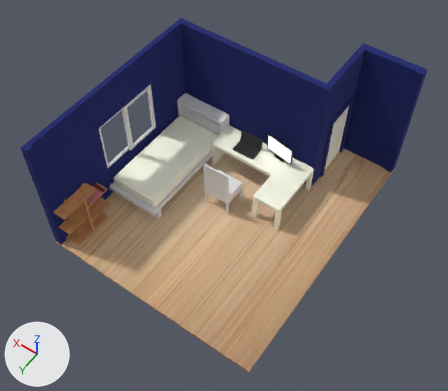
One commit to the glTF model kamar.glb: the scene before it, then after it.
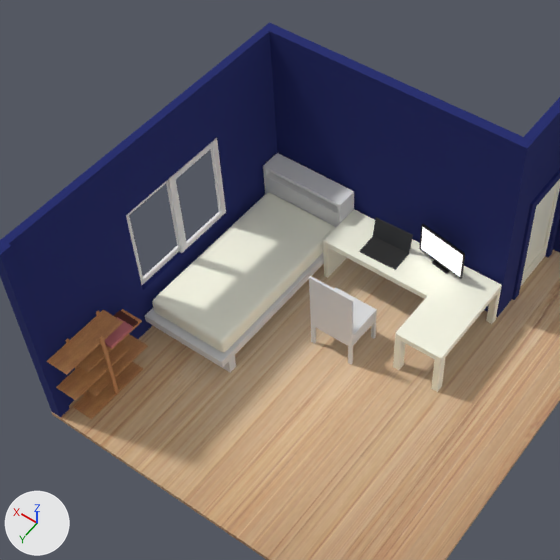
Old and new are each drawn whole from a 50 mm camera at (-44.5, 54.6, 87.1) aimed at (-8.7, 4.5, 8.3) and again close up on the part from 6% to 78% of the width and 1% to 83% of the height. Every picture has the same lights, and +X, +Y and +Z are marked at lower left. Where no turn or scale is listed for an object, it has been applied to the vertices.

In view in the first close-up: 'Busa Kasur', 'Jendela 2', 'Kasur', 'Lantai', 'Meja', 'Monitor 2', 'Pintu', 'Tembok 1', 'Tembok 2', 'Tembok 3', 'kursi.002', 'lemari kecil.002'.
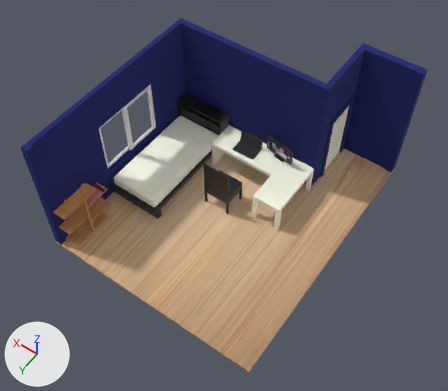
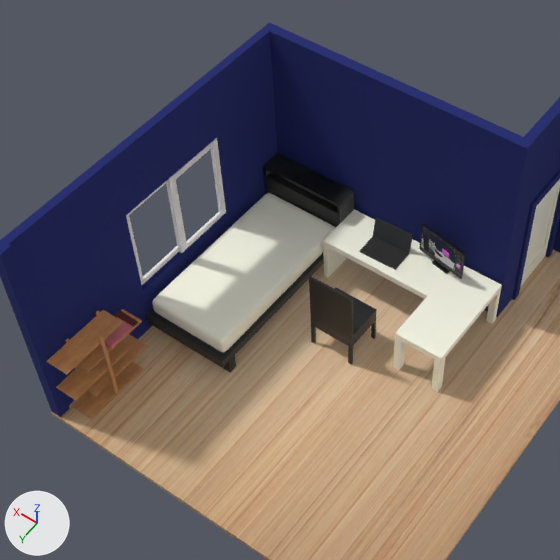
Pixel boxes [x1, y1, x2, y2] of what changed, in the close-ups (560 x 560 px):
'Kasur', surface changed (grey to black): [145, 153, 354, 373] in both
'kursi.002', surface changed, recoloured: [309, 276, 377, 365] in both
'Monitor 2', surface changed (white to grey): [419, 224, 465, 279] in both

The change, as a diff of the scene's bpy script:
```diff
--- a/kamar.glb.py
+++ b/kamar.glb.py
@@ img_layar_laptop @@
+img_layar_laptop = load_image('layar laptop', '_unpacked/layar_laptop', 1920, 1080, 'sRGB')
@@ img_dark_texture_wood_wooden_surface_wallpaper @@
+img_dark_texture_wood_wooden_surface_wallpaper = load_image('dark-texture-wood-wooden-surface-wallpaper', '_unpacked/dark-texture-wood-wooden-surface-wallpaper', 728, 455, 'sRGB')
@@ mat_material_004 @@
 mat_material_004 = principled_material('Material.004')
-mat_material_004.base_color = (0.8, 0.8, 0.8)  # white #e7e7e7
+mat_material_004.texture = img_dark_texture_wood_wooden_surface_wallpaper
@@ mat_material_024 @@
 mat_material_024 = principled_material('Material.024')
-mat_material_024.base_color = (0.8, 0.8, 0.8)  # white #e7e7e7
+mat_material_024.texture = img_layar_laptop
 mat_material_024.roughness = 1.0
-mat_material_024.emission_strength = 1.0
@@ me_cube_025 @@
 me_cube_025.from_pydata(...)  # 56 vertices, 108 faces; spans x 16.18..21.13, y 36.15..40.38, z -10.09..-0.19
+me_cube_025.materials.append(mat_material_004)  # picture img_dark_texture_wood_wooden_surface_wallpaper
```
